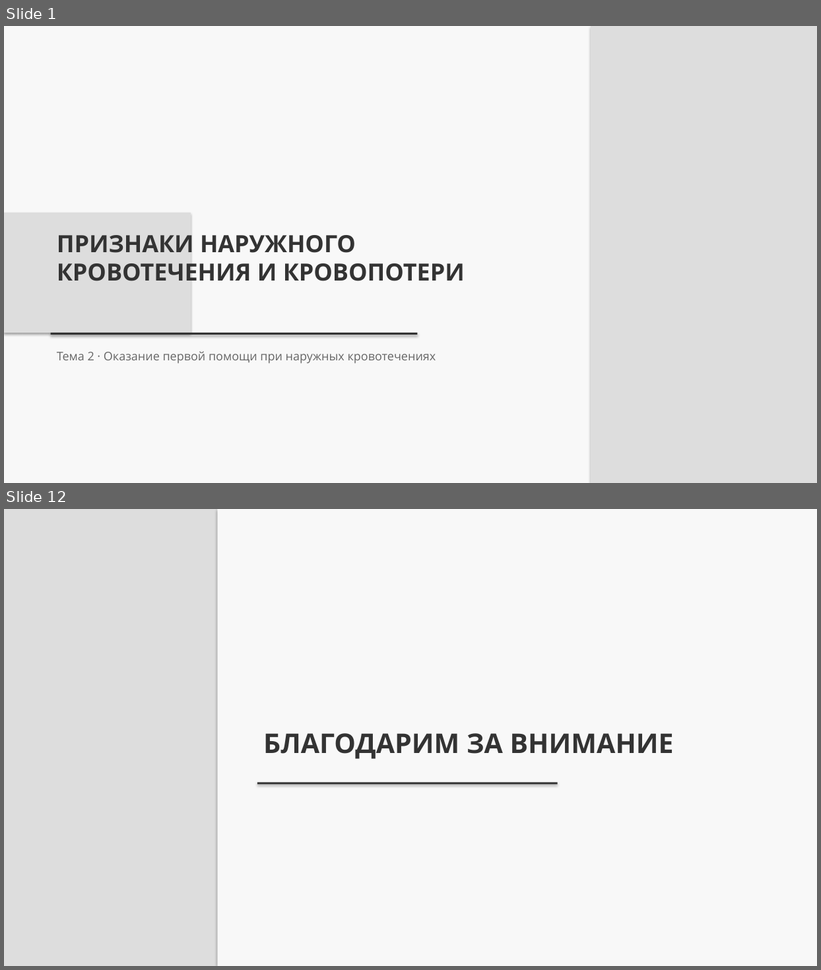
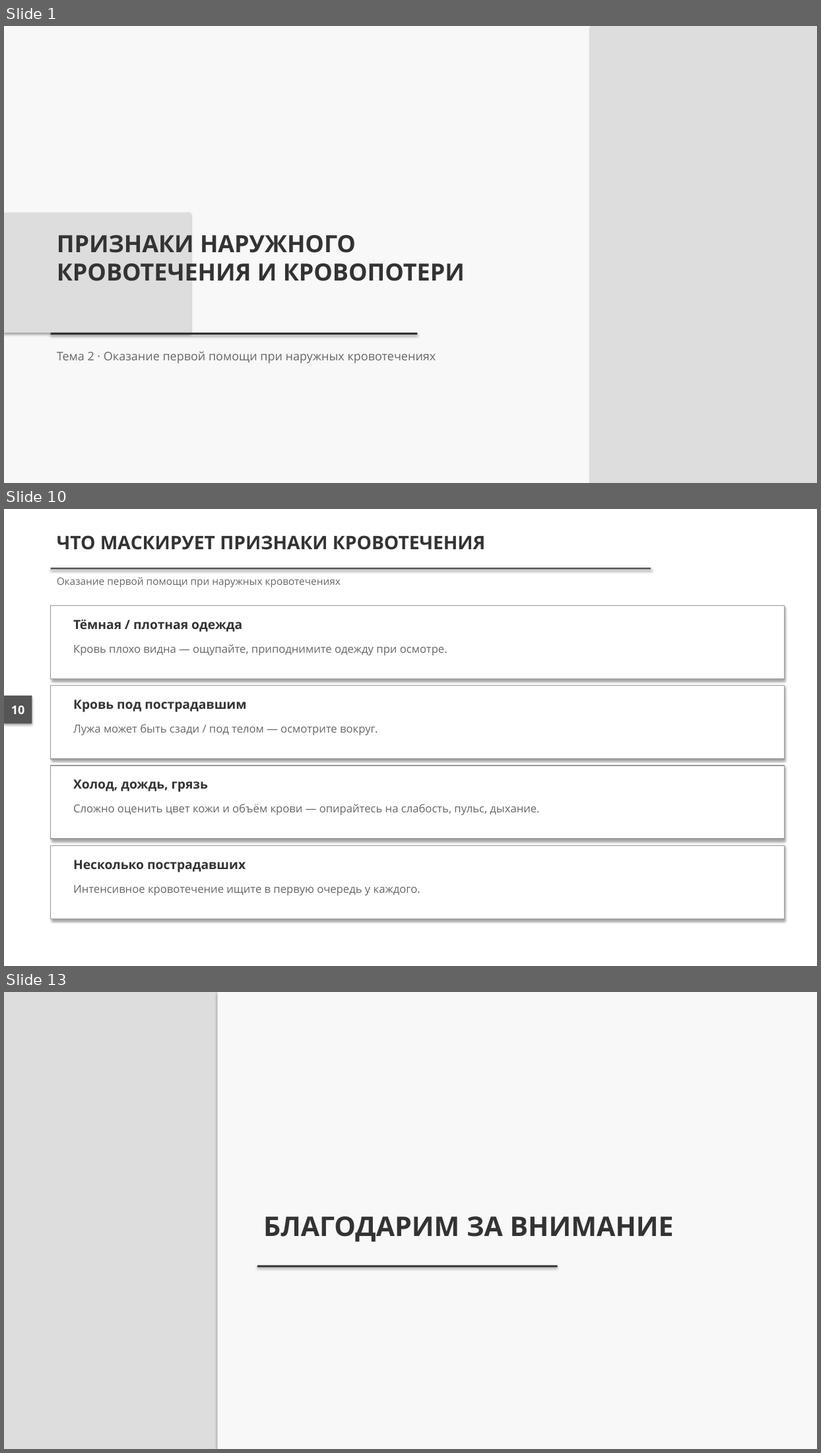
Before and after one commit to lysakalenushka-hash/-, a slide deck: presentations/out/Признаки_наружного_кровотечения_и_кровопотери.pptx. Shown one above the other, each under a label of ours: slides 1 and 12 before the commit, slides 1, 10 and 13 after it; the slides between them are not shown. The pictures are 821x970 and 821x1453 pixels, drawn with LibreOffice and Linux fonts; fonts in the diff are those of the drawing. Boxes give left, top, right and bottom in pixels: in the first picture for what was removed or moved away, otherwise in the second. Text is boxed around its words. In the diff, an @@ line names an element or a change of style, - is before the commit and + after.

```diff
--- a/presentations/out/Признаки_наружного_кровотечения_и_кровопотери.pptx
+++ b/presentations/out/Признаки_наружного_кровотечения_и_кровопотери.pptx
@@ slide 10 added at box(4, 509, 817, 966), background #FFFFFF @@
@@ rectangle added at box(4, 509, 817, 966), fill #FFFFFF @@
@@ text added at box(57, 535, 486, 550), 22 pt, text #333333, bold @@
+ЧТО МАСКИРУЕТ ПРИЗНАКИ КРОВОТЕЧЕНИЯ
@@ rectangle added at box(51, 568, 651, 569), fill #555555 @@
@@ text added at box(57, 577, 341, 588), 12 pt, text #666666 @@
+Оказание первой помощи при наружных кровотечениях
@@ rectangle added at box(51, 606, 785, 679), fill #FFFFFF, outline #999999 1 pt @@
@@ text added at box(73, 619, 242, 632), 15 pt, text #333333, bold @@
+Тёмная / плотная одежда
@@ text added at box(73, 644, 448, 656), 13 pt, text #666666 @@
+Кровь плохо видна — ощупайте, приподнимите одежду при осмотре.
@@ rectangle added at box(51, 686, 785, 759), fill #FFFFFF, outline #999999 1 pt @@
@@ rectangle added at box(4, 696, 32, 723), fill #555555 @@
@@ text added at box(11, 706, 24, 714), 14 pt, text #FFFFFF, bold @@
+10
@@ text added at box(73, 700, 246, 712), 15 pt, text #333333, bold @@
+Кровь под пострадавшим
@@ text added at box(73, 724, 378, 735), 13 pt, text #666666 @@
+Лужа может быть сзади / под телом — осмотрите вокруг.
@@ rectangle added at box(51, 766, 785, 839), fill #FFFFFF, outline #999999 1 pt @@
@@ text added at box(73, 780, 208, 792), 15 pt, text #333333, bold @@
+Холод, дождь, грязь
@@ text added at box(73, 804, 539, 815), 13 pt, text #666666 @@
+Сложно оценить цвет кожи и объём крови — опирайтесь на слабость, пульс, дыхание.
@@ rectangle added at box(51, 846, 785, 919), fill #FFFFFF, outline #999999 1 pt @@
@@ text added at box(73, 860, 246, 873), 15 pt, text #333333, bold @@
+Несколько пострадавших
@@ text added at box(73, 885, 420, 896), 13 pt, text #666666 @@
+Интенсивное кровотечение ищите в первую очередь у каждого.
@@ what was slide 12 is now slide 13 @@
```
Also in this commit, not shown: 2 slides changed, 8 other slides added, 8 slides removed, 3 other files.
